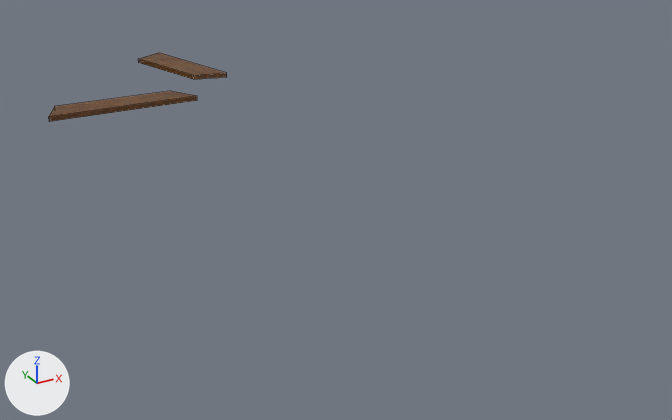
The FBX model Asset/Model/TaehyeonTestScene/Cube.2047.fbx as it was, and as the next commit left it.
Camera for both pictures: a 50 mm camera at (12.3, -55.7, 25.5) aimed at (40.3, -4.8, 0.1). Lighting does not change. The marker at lower left points along +X, +Y and +Z. Mesh edges are drawn as thin lines. Where no turn or scale is listed for an object, it has been applied to the vertices.
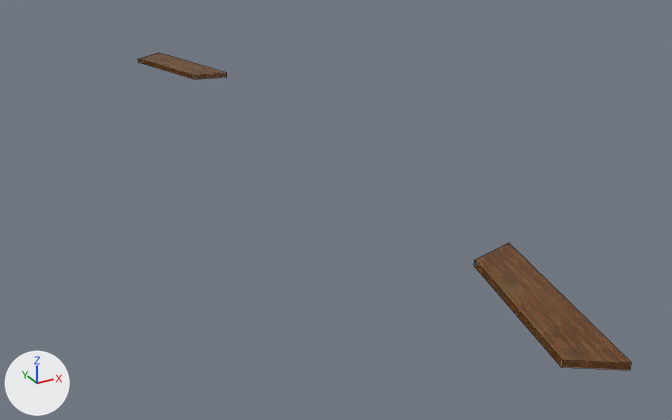
Where the newer file only moved an object's origin or applied its transform, the numbers keep the older frame.

What differs and where, as boxes [x1, y1, x2, y2] in the pictures (672 x 420 px; the box of a moved part takes in the faces that stretch with it):
'Cube.2047', reshaped (177% wider, 361% taller)
    before: [49, 53, 227, 121]
    after: [138, 53, 632, 370]
part 1 of me_cube_001, moved or reshaped
    before: [49, 91, 197, 121]
    after: [474, 243, 632, 370]

The change, as a list of edits to the scene's bpy script:
```text
Change me_cube_001:
    where me_cube_001.from_pydata(...)  # 16 vertices, 10 faces; spans x -13.4..3.5, y -11.4..6.3, z -0.6..0.5
    used by ob_cube_2047; location = (39.28, 25.13, 3.14)
    me_cube_001 part 1: the loose piece of 8 vertices spanning x -13.4..-1.6, y -11.4..-8.3, z 0.0..0.5 is multiplied about its middle by the matrix ((0.177, -0.984, 0.037), (0.984, 0.175, -0.045), (0.037, 0.045, 0.998)), then moved by (8.5, -40.7, -0.4)
```
